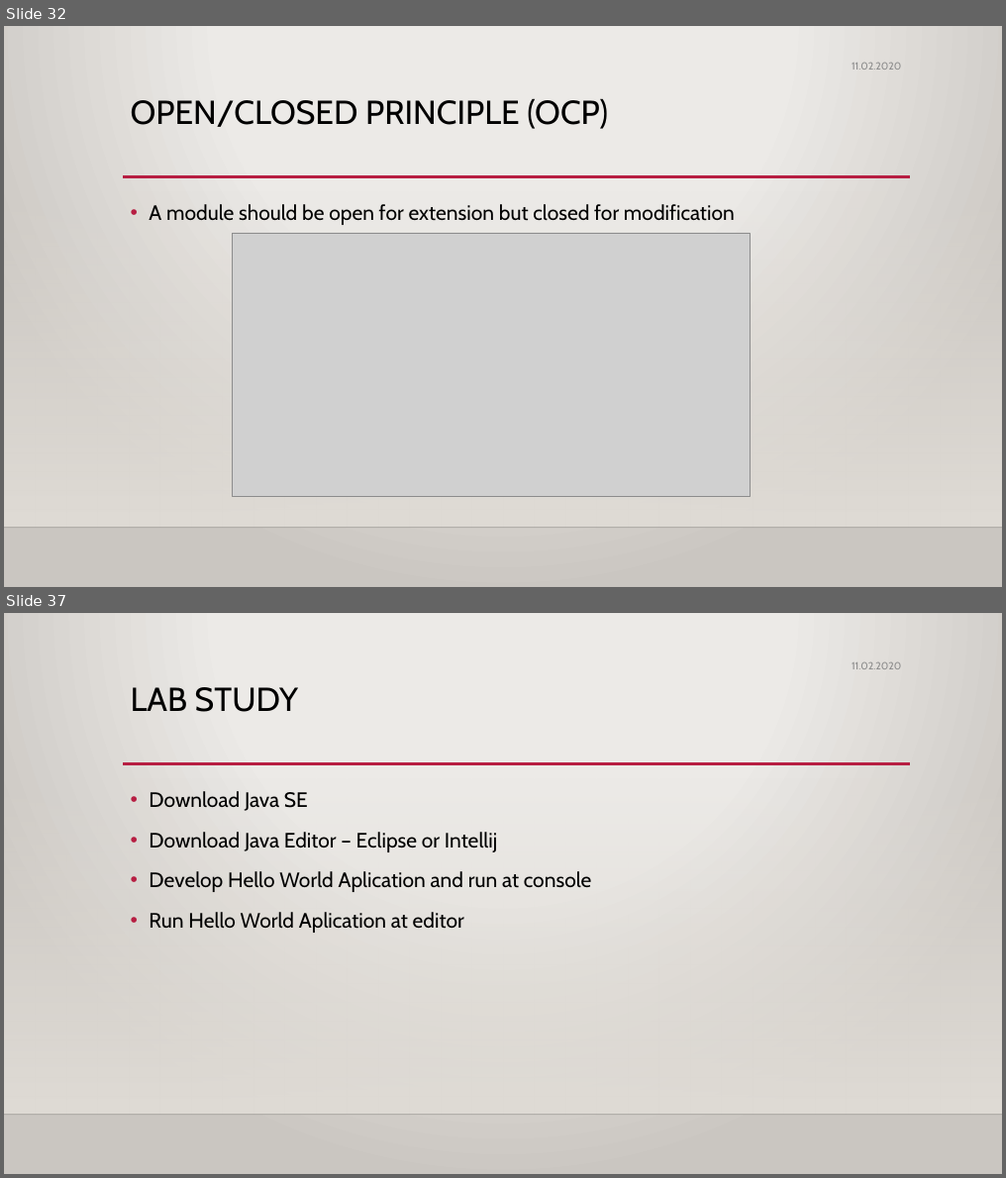
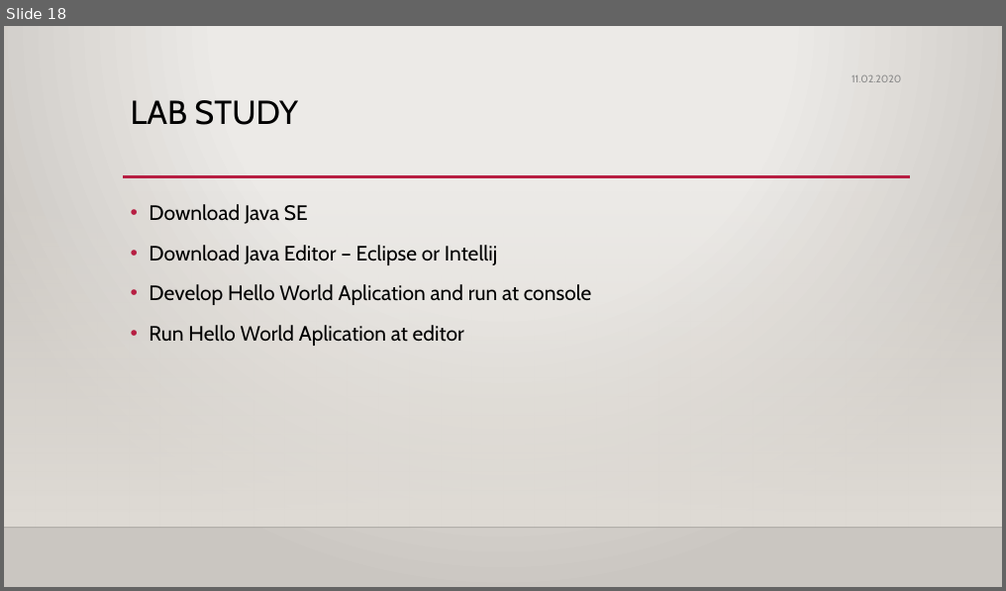
Before and after one commit to handanyarici/Medipol_OOP_2020, a slide deck: 1- OOP Giris/w1_OOP_2020.pptx. Shown one above the other, each under a label of ours: slides 32 and 37 before the commit, slide 18 after it; the slides between them are not shown. The pictures are 1006x1178 and 1006x591 pixels, drawn with LibreOffice and Linux fonts; fonts in the diff are those of the drawing; grey boxes stand for pictures; background and template pictures are left out. Boxes give left, top, right and bottom in pixels: in the first picture for what was removed or moved away, otherwise in the second. Text is boxed around its words. In the diff, an @@ line names an element or a change of style, - is before the commit and + after.

```diff
--- a/1- OOP Giris/w1_OOP_2020.pptx
+++ b/1- OOP Giris/w1_OOP_2020.pptx
@@ slide 32 removed at (x1=4, y1=26, x2=1002, y2=587), background gradient #ECEAE7 to #CAC7C1; not listed: 3 template elements that a slide beside it also shows @@
@@ text removed at (x1=851, y1=63, x2=901, y2=70) @@
-11.02.2020
@@ title removed at (x1=131, y1=98, x2=608, y2=129) @@
-OPEN/CLOSED PRINCIPLE (OCP)
@@ text removed at (x1=149, y1=204, x2=735, y2=225) @@
-• A module should be open for extension but closed for modification
@@ picture removed at (x1=233, y1=233, x2=749, y2=497) @@
@@ what was slide 37 is now slide 18 @@
```
Also in this commit, not shown: 18 other slides removed.
